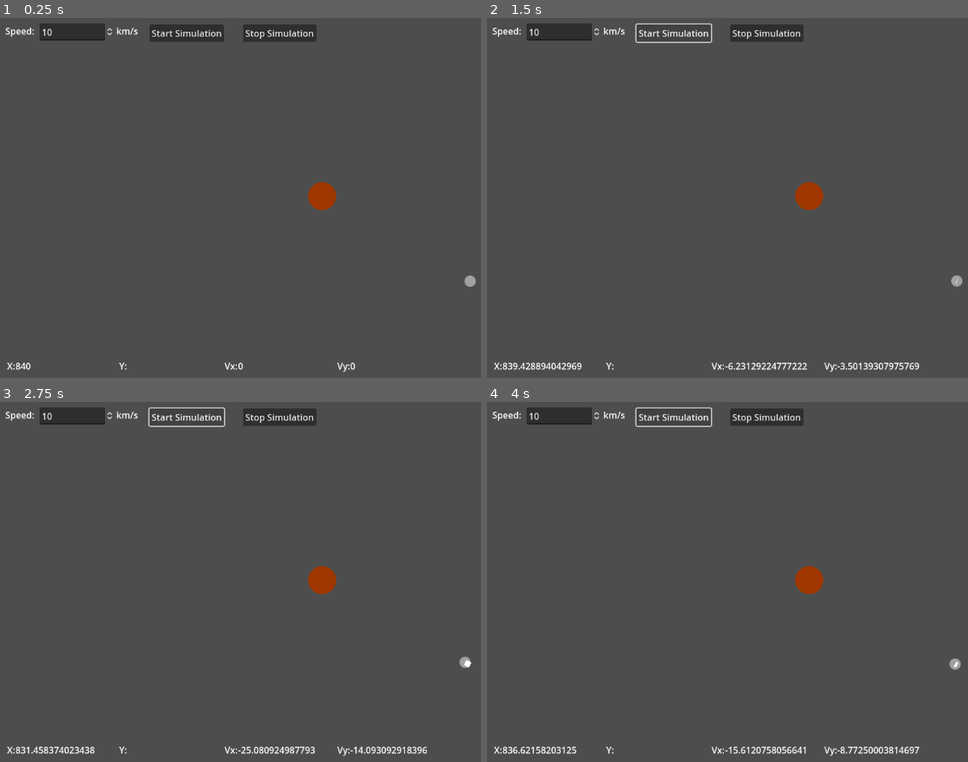
Above: before the commit, frames 1-4 (two rows, left to right).
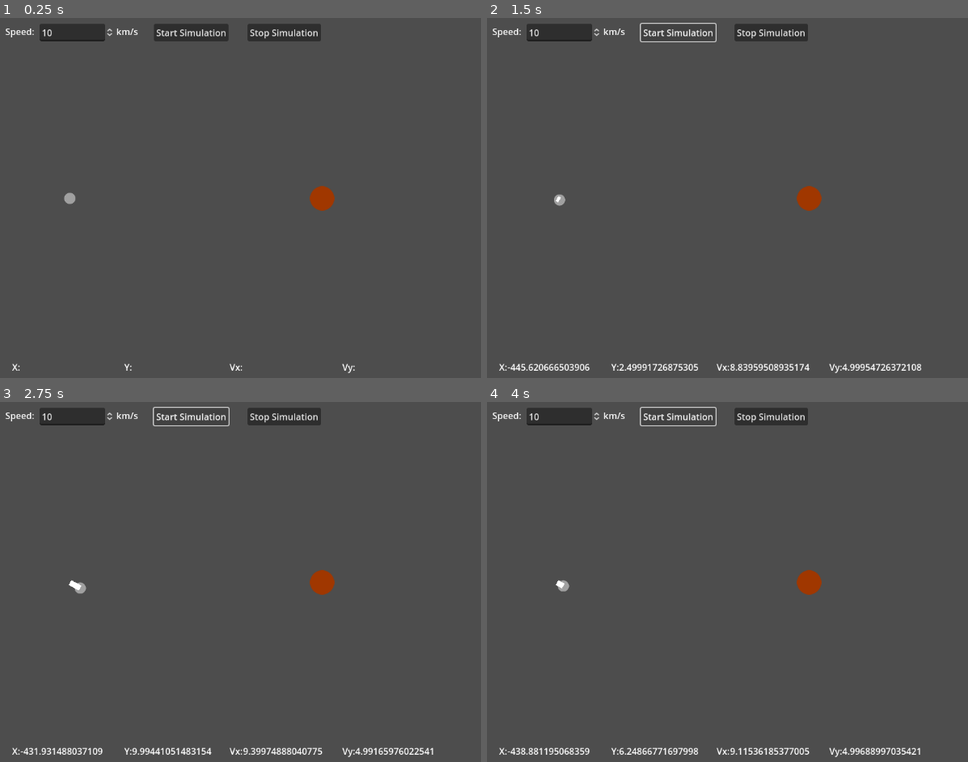
Above: after the commit, the same moments.

Repository: NemoNology/Computer-Modeling
Game: Godot game, scene res://main_scene.tscn
The game is run twice, just before and just after one commit, with the same random seed, the same clock (stepped at 60 frames per second) and the same inputs.
Inputs:
- Up to frame 1 (0.25 s): no input
- Up to frame 2 (1.5 s): click "Stop Simulation" at 0.5 s; click "Start Simulation" at 1.25 s
- Up to frame 3 (2.75 s): click "Start Simulation" at 2 s
- Up to frame 4 (4 s): click "Stop Simulation" at 2.75 s; click "Start Simulation" at 3.5 s

The runs differ from the first frame. In frame 1, 1.1% of the frame differs, in the area x 1-99%, y 1-99%; in frame 2, 2.1%; in frame 3, 2.2%; in frame 4, 2.2%.

Commit message:
Build 1.0

Diff:
--- a/Lab-s/3/Godot/Trail.gd
+++ b/Lab-s/3/Godot/Trail.gd
@@ -13,6 +13,7 @@
 
 
 
-func _on_comet_on_silulation_end():
+
+func _on_comet_on_silulation_start():
 
 	clear_points();
--- a/Lab-s/3/Godot/Y.gd
+++ b/Lab-s/3/Godot/Y.gd
@@ -1,6 +1,6 @@
 extends Label
 
 
-func _on_comet_on_move(x, y):
+func _on_comet_on_move(x, y, vx, vy):
 
 	text = str(y);
--- a/Lab-s/3/Godot/comet.gd
+++ b/Lab-s/3/Godot/comet.gd
@@ -1,56 +1,67 @@
-extends CharacterBody2D
+extends Area2D
 
-
-var koef = 3e-13;
 
 var G = 6.67e-11;
 var M = 1.98892e+30;
 
-var _X = 840;
-var _Y = 472;
+var _X = -450;
+var _Y = 0;
 
 var _speed = 10;
 var _alpha = 30;
 
-signal on_silulation_end();
+var vx = 0;
+var vy = 0;
+
+signal on_silulation_start();
 signal on_move(x, y, vx, vy);
 
 func _ready():
 
-	velocity = Vector2(0, 0);
+	position = Vector2(_X, _Y);
 
 func SimulationStart():
 
-	SimulationStop();
+	position = Vector2(_X, _Y);
 
-	velocity.x = koef * _speed * 0.5;
-	velocity.y = -koef * _speed * 0.5;
+	vy = _speed * 0.5;
+	vx = sqrt(_speed * _speed - vy * vy);
+
+	on_move.emit(position.x, position.y, vx, vy);
+	on_silulation_start.emit();
 
 
 func _physics_process(delta):
 
-	on_move.emit(position.x, position.y, velocity.x, velocity.y);
+	if vx == 0 and vy == 0:
+		return;
 
-	if velocity == Vector2.ZERO:
-		return;
+	on_move.emit(position.x, position.y, vx, vy);
 
 	var x = position.x;
 	var y = position.y;
 
-	var fb = koef * -G * M * 1 / (sqrt(x * x + y * y)**3) * delta;
+	vx = velo(vx, x, y, delta**2);
+	vy = velo(vy, y, x, delta**2);
 
-	velocity.x += fb * x;
-	velocity.y += fb * y;
+	position.x += vx * 3 * delta;
+	position.y += vy * 3 * delta;
 
-	move_and_slide()
+func velo(vel: float, mainPos: float, secondPos: float, Dt: float):
+
+	var k = sqrt(mainPos * mainPos + secondPos * secondPos);
+
+	return (vel - (mainPos / (k**3) / Dt));
 
 
 func SimulationStop():
 
-	on_silulation_end.emit();
-	position = Vector2(_X, _Y);
-	velocity = Vector2.ZERO;
+	vx = 0;
+	vy = 0;
 
+func _on_body_entered(body):
+
+	SimulationStop();
 
 func _on_input_speed_value_changed(value):
 
--- a/Lab-s/3/Godot/comet.tscn
+++ b/Lab-s/3/Godot/comet.tscn
@@ -6,7 +6,7 @@
 
 [sub_resource type="CircleShape2D" id="CircleShape2D_wcxeh"]
 
-[node name="Comet" type="CharacterBody2D"]
+[node name="Comet" type="Area2D"]
 script = ExtResource("1_a02v8")
 
 [node name="CollisionShape2D" type="CollisionShape2D" parent="."]
@@ -19,4 +19,5 @@
 [node name="Trail" type="Line2D" parent="."]
 script = ExtResource("3_cchsa")
 
-[connection signal="on_silulation_end" from="." to="Trail" method="_on_comet_on_silulation_end"]
+[connection signal="body_entered" from="." to="." method="_on_body_entered"]
+[connection signal="on_silulation_start" from="." to="Trail" method="_on_comet_on_silulation_start"]
--- a/Lab-s/3/Godot/main_scene.tscn
+++ b/Lab-s/3/Godot/main_scene.tscn
@@ -1,35 +1,39 @@
 [gd_scene load_steps=8 format=3 uid="uid://b8yk30ebjusq5"]
 
 [ext_resource type="Script" path="res://InputSpeed.gd" id="1_sfvat"]
-[ext_resource type="Texture2D" uid="uid://bxg04ju88nxk2" path="res://SphereSprite.png" id="1_v6xpj"]
 [ext_resource type="Script" path="res://X.gd" id="2_ag8qm"]
 [ext_resource type="PackedScene" uid="uid://da58lr2wiinq" path="res://comet.tscn" id="2_lrq6l"]
+[ext_resource type="Script" path="res://Y.gd" id="3_s13ec"]
 [ext_resource type="Script" path="res://vX.gd" id="4_hvd5g"]
 [ext_resource type="Script" path="res://vY.gd" id="5_l2ix7"]
-
-[sub_resource type="GDScript" id="GDScript_rcq7w"]
+[ext_resource type="PackedScene" uid="uid://drw7s21l3x72h" path="res://the_sun.tscn" id="6_e1l7i"]
 
 [node name="MainScene" type="Node2D"]
+position = Vector2(576, 320)
+
+[node name="MainCamera" type="Camera2D" parent="."]
 
 [node name="UI" type="Control" parent="."]
 layout_mode = 3
 anchors_preset = 0
-offset_top = -29.0
-offset_right = 40.0
-offset_bottom = 11.0
+offset_left = -576.0
+offset_top = -320.0
+offset_right = -536.0
+offset_bottom = -280.0
 
 [node name="Speed" type="Control" parent="UI"]
 anchors_preset = 0
 offset_left = 72.0
-offset_top = 40.0
+offset_top = 8.0
 offset_right = 112.0
-offset_bottom = 80.0
+offset_bottom = 48.0
 
 [node name="InputSpeed" type="SpinBox" parent="UI/Speed"]
 layout_mode = 0
 offset_right = 133.0
 offset_bottom = 31.0
 max_value = 10000.0
+value = 10.0
 script = ExtResource("1_sfvat")
 
 [node name="Label" type="Label" parent="UI/Speed"]
@@ -51,10 +55,10 @@
 
 [node name="SimulationButtons" type="Control" parent="UI"]
 anchors_preset = 0
-offset_left = 268.0
-offset_top = 42.0
-offset_right = 308.0
-offset_bottom = 82.0
+offset_left = 276.0
+offset_top = 8.0
+offset_right = 316.0
+offset_bottom = 48.0
 
 [node name="Start" type="Button" parent="UI/SimulationButtons"]
 layout_mode = 0
@@ -71,10 +75,10 @@
 
 [node name="KometInfo" type="Control" parent="UI"]
 anchors_preset = 0
-offset_left = 63.0
-offset_top = 639.0
-offset_right = 103.0
-offset_bottom = 667.0
+offset_left = 72.0
+offset_top = 608.0
+offset_right = 112.0
+offset_bottom = 636.0
 
 [node name="Label" type="Label" parent="UI/KometInfo"]
 layout_mode = 0
@@ -108,7 +112,7 @@
 offset_top = 2.0
 offset_right = 246.0
 offset_bottom = 28.0
-script = SubResource("GDScript_rcq7w")
+script = ExtResource("3_s13ec")
 
 [node name="Label3" type="Label" parent="UI/KometInfo"]
 layout_mode = 0
@@ -144,13 +148,11 @@
 offset_bottom = 28.0
 script = ExtResource("5_l2ix7")
 
-[node name="Sun" type="Sprite2D" parent="."]
-modulate = Color(1, 0.345098, 0, 1)
-position = Vector2(576, 320)
-texture = ExtResource("1_v6xpj")
+[node name="The Sun" parent="." instance=ExtResource("6_e1l7i")]
+position = Vector2(0, 0)
 
 [node name="Comet" parent="." instance=ExtResource("2_lrq6l")]
-position = Vector2(840, 472)
+position = Vector2(-450, 0)
 
 [connection signal="value_changed" from="UI/Speed/InputSpeed" to="Comet" method="_on_input_speed_value_changed"]
 [connection signal="pressed" from="UI/SimulationButtons/Start" to="Comet" method="_on_start_pressed"]
--- a/Lab-s/3/Godot/the_sun.gd
+++ /dev/null
@@ -1,24 +0,0 @@
-extends StaticBody2D
-
-var G = 6.67384; # Gravity const
-var R = 696340000; # metres
-var M = 1.989e30; # kg.
-var g = 274; # m/s
-
-var testMass = 100;
-
-var startDist = 1;
-
-func _ready():
-
-	while (Gravity(testMass) > ):
-
-
-# Called every frame. 'delta' is the elapsed time since the previous frame.
-func _process(delta):
-	pass
-
-
-func Gravity(mass: int):
-
-	return G * mass * (M / R**2);
--- a/Lab-s/3/Godot/the_sun.tscn
+++ b/Lab-s/3/Godot/the_sun.tscn
@@ -1,17 +1,15 @@
-[gd_scene load_steps=4 format=3 uid="uid://drw7s21l3x72h"]
+[gd_scene load_steps=3 format=3 uid="uid://drw7s21l3x72h"]
 
 [ext_resource type="Texture2D" uid="uid://bxg04ju88nxk2" path="res://SphereSprite.png" id="1_rdr4h"]
-[ext_resource type="Script" path="res://the_sun.gd" id="1_sgmwp"]
 
 [sub_resource type="CircleShape2D" id="CircleShape2D_8rnne"]
 radius = 8.0
 
 [node name="The Sun" type="StaticBody2D"]
 position = Vector2(576, 320)
-script = ExtResource("1_sgmwp")
 
 [node name="CollisionShape2D" type="CollisionShape2D" parent="."]
-scale = Vector2(70, 70)
+scale = Vector2(3, 3)
 shape = SubResource("CircleShape2D_8rnne")
 one_way_collision_margin = 0.0
 debug_color = Color(0, 0.6, 0.701961, 0.419608)
